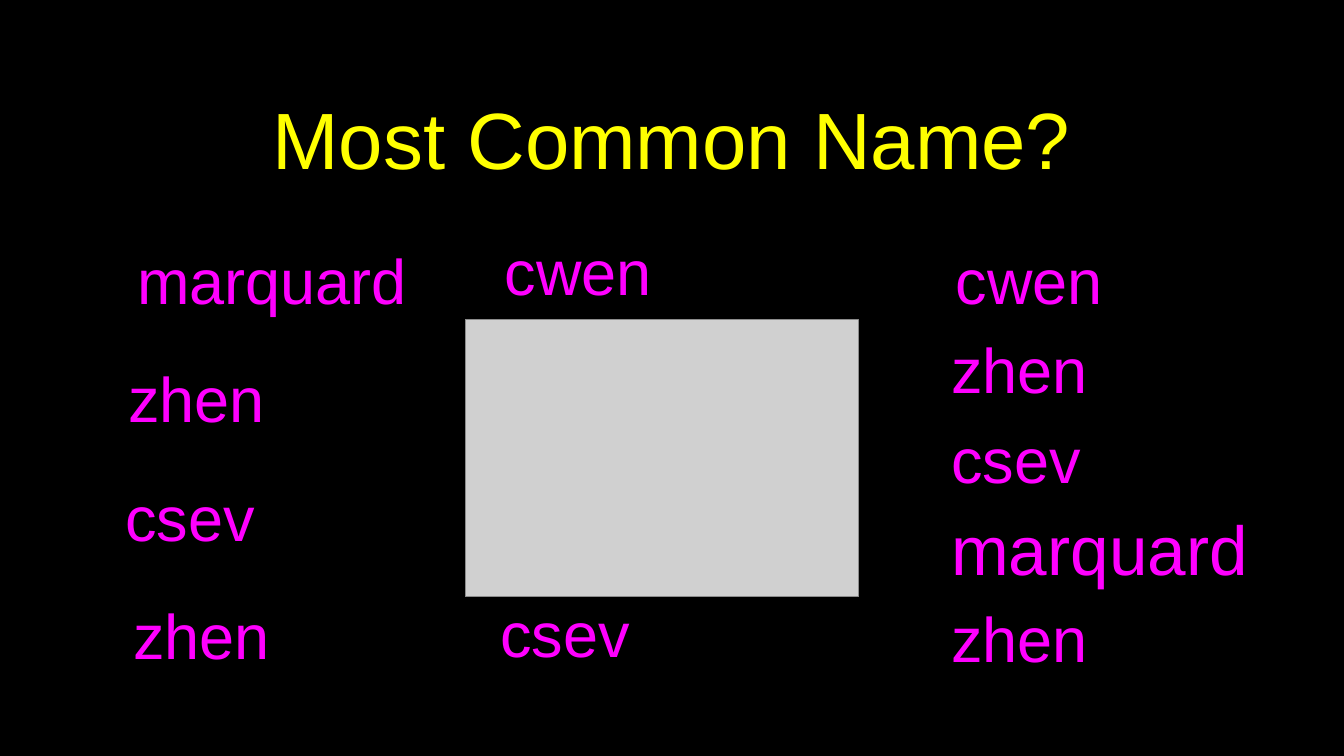
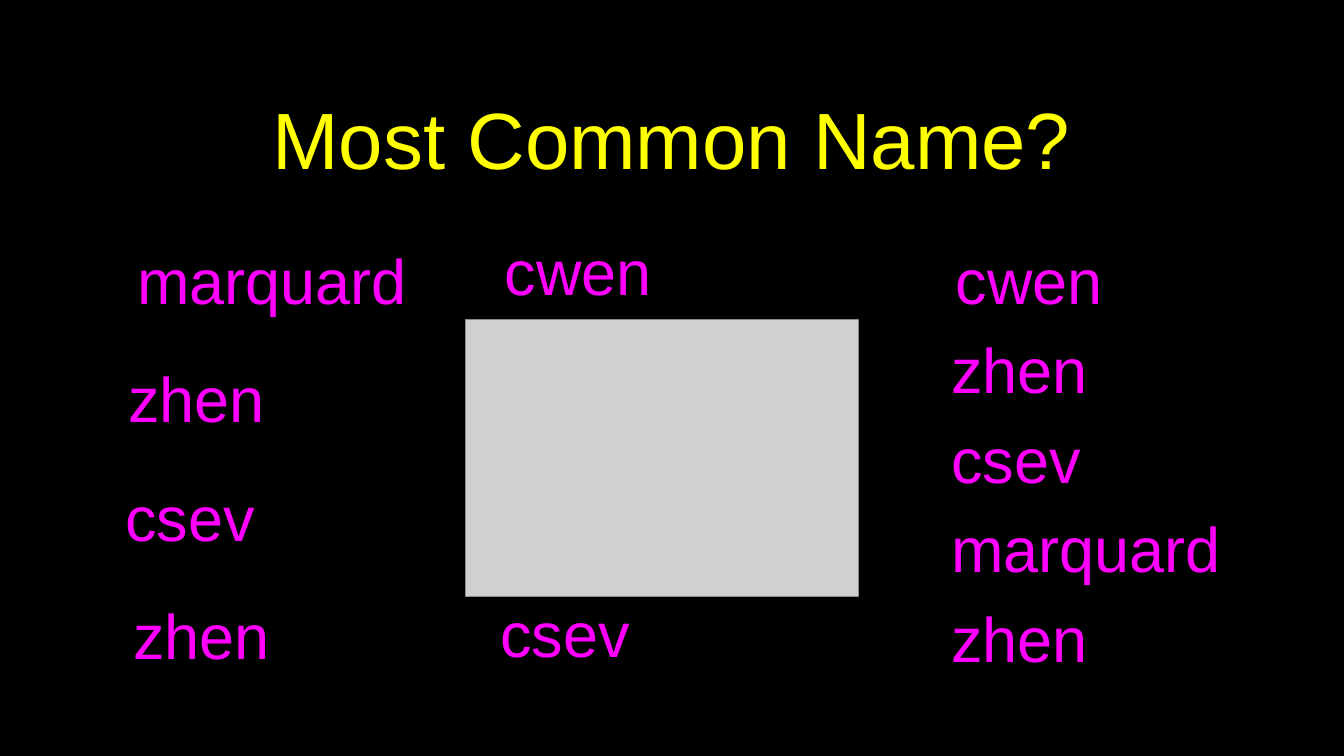
Before and after one commit to csev/py4e, a slide deck: slide 14 of lectures3/Pythonlearn-09-Dictionaries.pptx (slide 13 before the commit). Drawn at 1344x756 pixels with LibreOffice and Linux fonts; fonts in the diff are those of the drawing; grey boxes stand for pictures. Boxes give left, top, right and bottom in pixels: in the first picture for what was removed or moved away, otherwise in the second. Text is boxed around its words. In the diff, an @@ line names an element or a change of style, - is before the commit and + after.

```diff
--- a/lectures3/Pythonlearn-09-Dictionaries.pptx
+++ b/lectures3/Pythonlearn-09-Dictionaries.pptx
@@ text "marquard" at (x1=951, y1=526, x2=1221, y2=584): size 66 to 60 pt @@
```
Also in this commit, not shown: 2 slides added, 6 other files.
